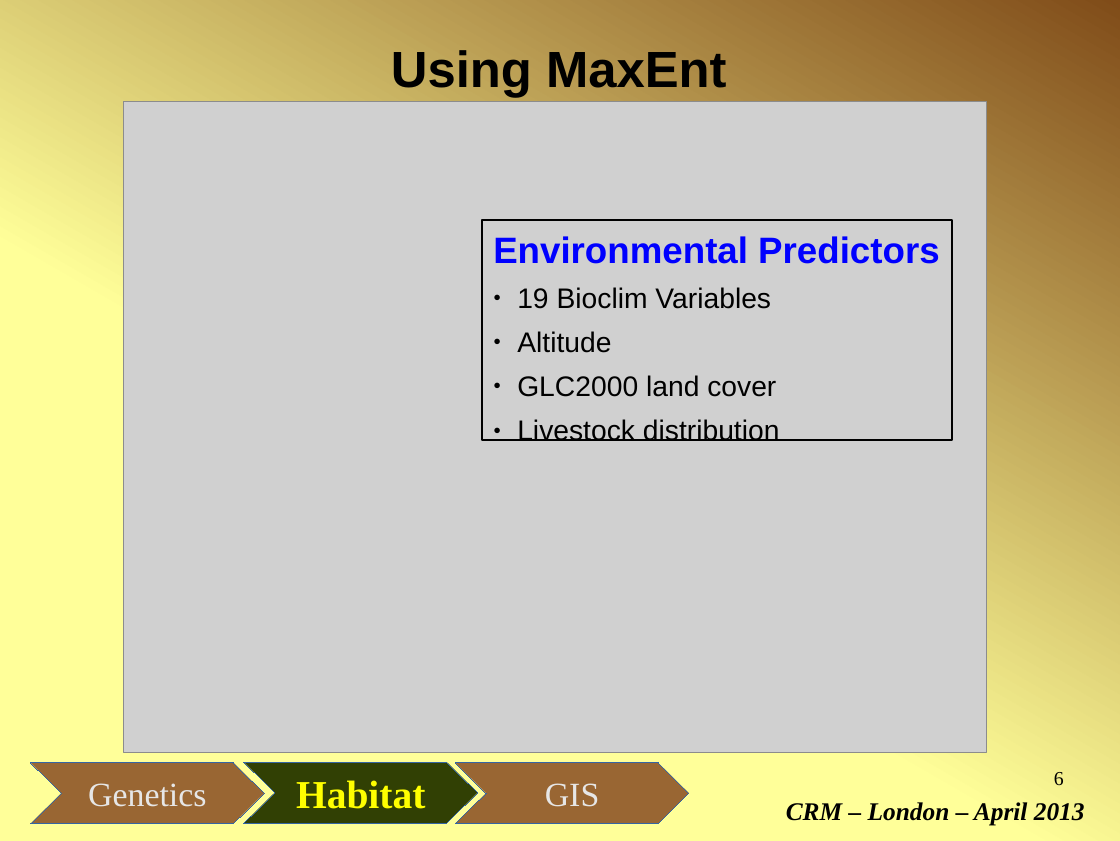
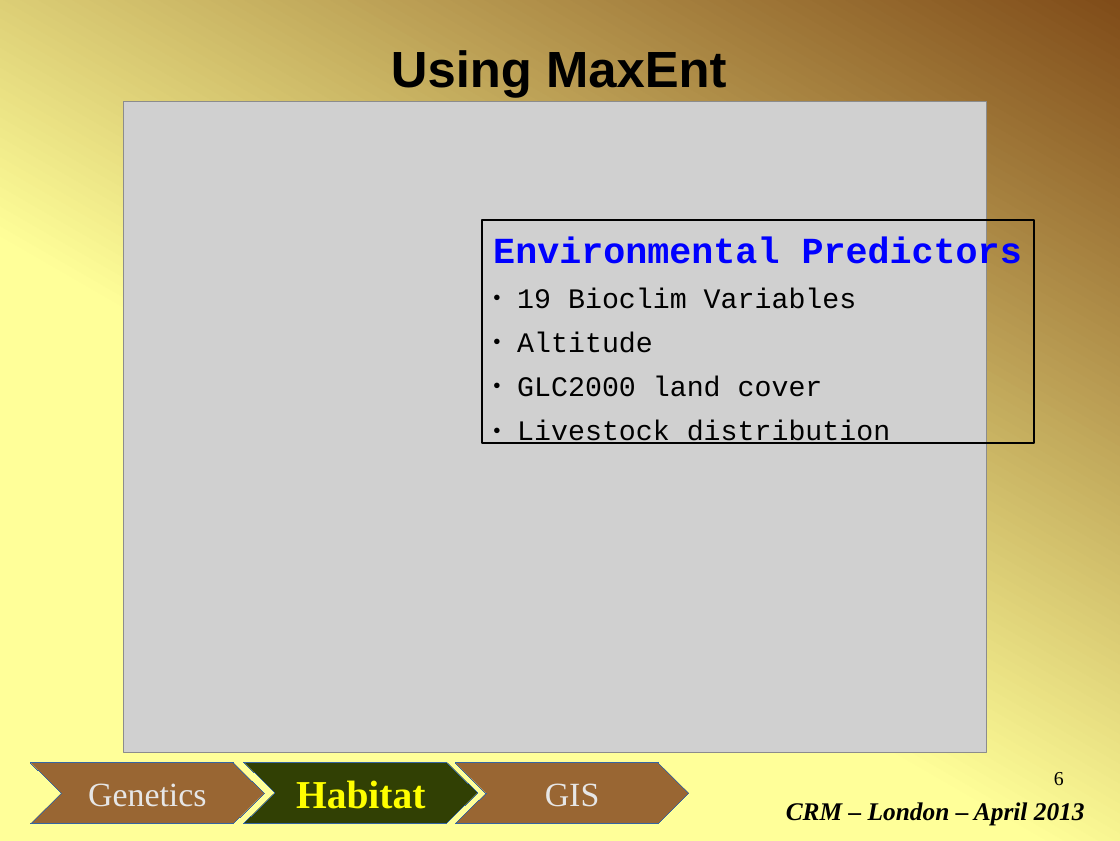
Before and after one commit to micha-silver/popgen-gis, a slide deck: slide 6 of popgen-GIS_Fresia_Silver.odp. Drawn at 1120x841 pixels with LibreOffice and Linux fonts; fonts in the diff are those of the drawing; grey boxes stand for pictures. Boxes give left, top, right and bottom in pixels: in the first picture for what was removed or moved away, otherwise in the second. Text is boxed around its words. In the diff, an @@ line names an element or a change of style, - is before the commit and + after.

```diff
--- a/popgen-GIS_Fresia_Silver.odp
+++ b/popgen-GIS_Fresia_Silver.odp
@@ rectangle "Environmental Predictors": place and size @@
-rectangle "Environmental Predictors" at [483,221,952,440]
+rectangle "Environmental Predictors" at [483,221,1035,443]
@@ rectangle "Environmental Predictors" at [483,221,1035,443]: font Arial to Courier New @@
```
Also in this commit, not shown: 5 other slides changed, 1 slide added.
